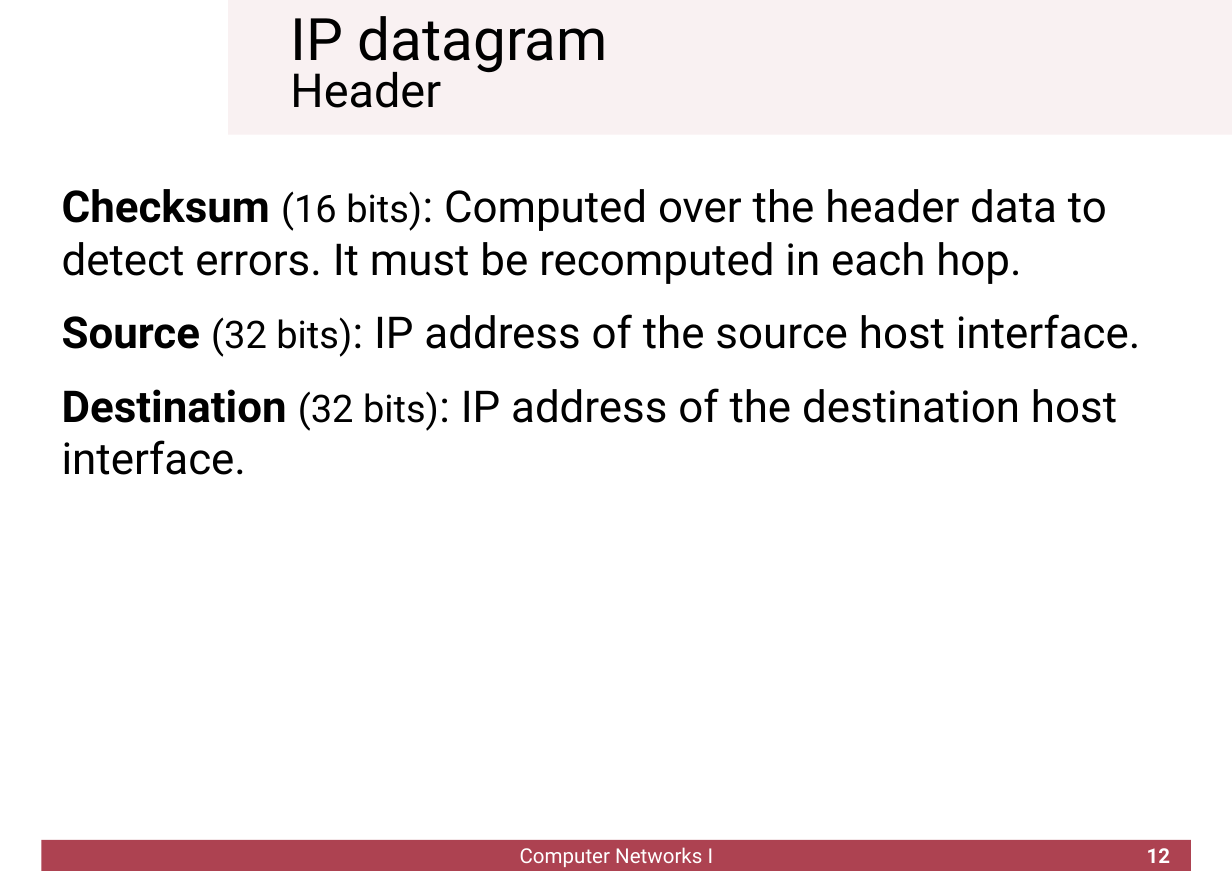
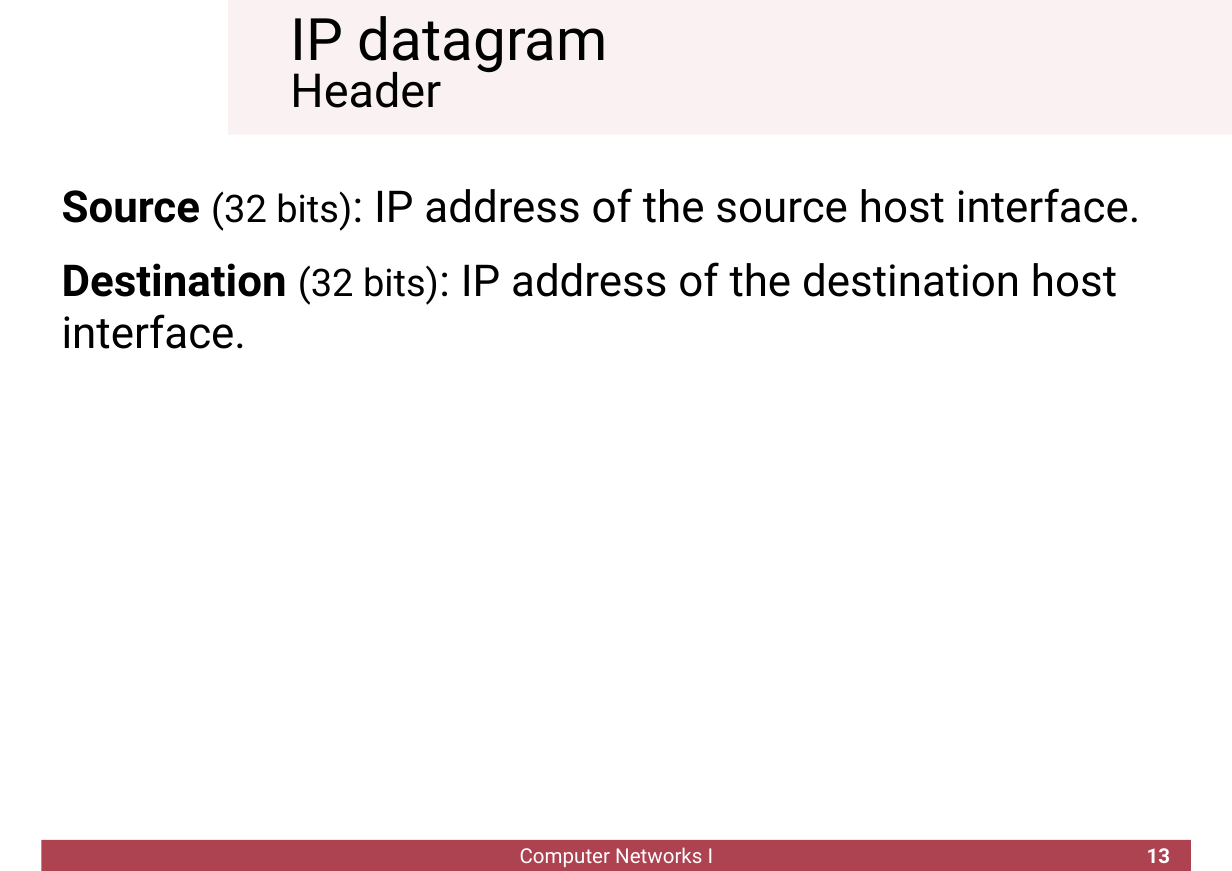
Before and after one commit to cletomartin/redes1, a slide deck: slide 13 of slides/network.odp (slide 12 before the commit). Drawn at 1232x871 pixels with LibreOffice and Linux fonts; fonts in the diff are those of the drawing; background and template pictures are left out. Boxes give left, top, right and bottom in pixels: in the first picture for what was removed or moved away, otherwise in the second. Text is boxed around its words. In the diff, an @@ line names an element or a change of style, - is before the commit and + after.

```diff
--- a/slides/network.odp
+++ b/slides/network.odp
@@ text at box(62, 189, 1107, 284): paragraph removed @@
-Checksum (16 bits): Computed over the header data to detect errors. It must be recomputed in each hop.
@@ page number at box(1147, 848, 1171, 863): text changed @@
-12
+13
```
Also in this commit, not shown: 6 other slides changed, 1 slide added, 1 other file.
